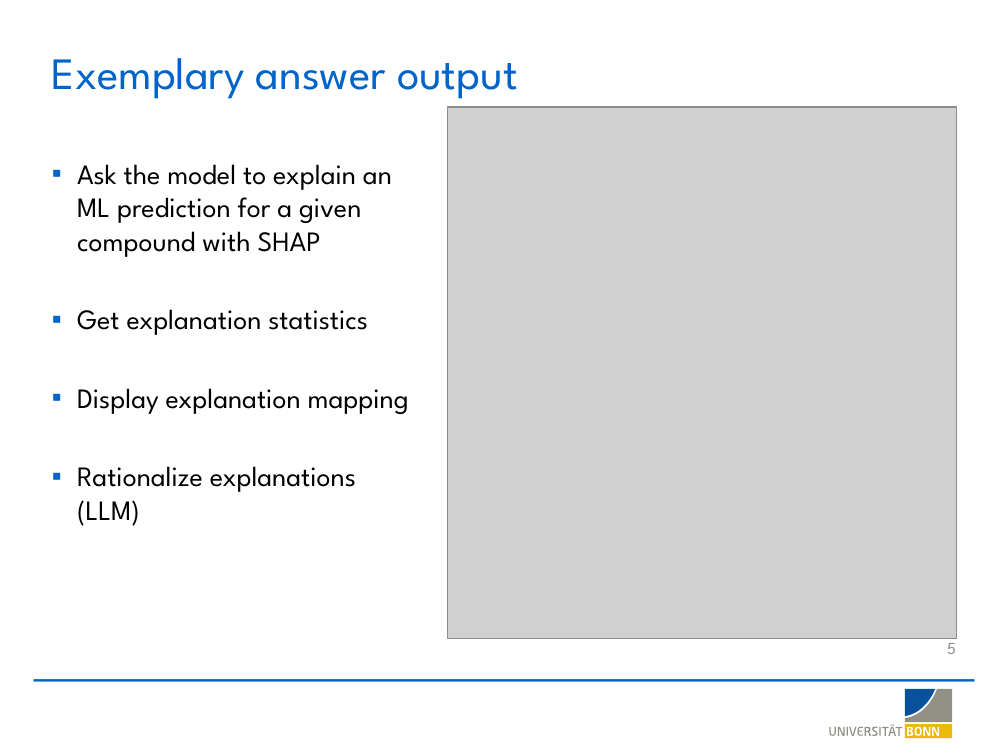
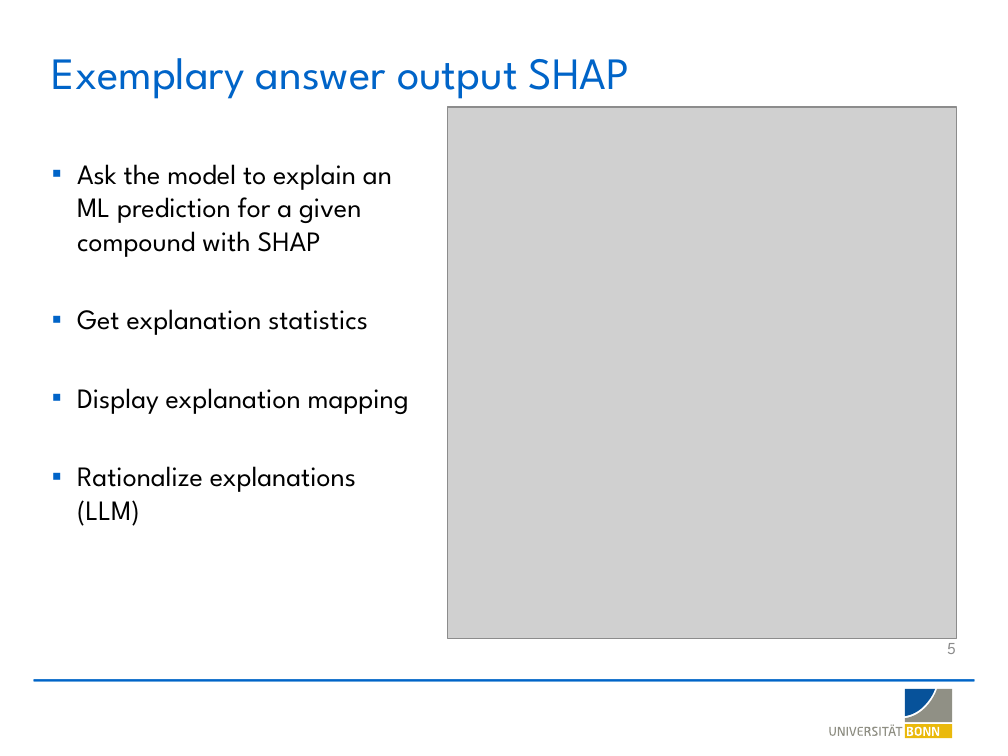
Before and after one commit to LSI-Uni-Bonn/ChemicHAL, a slide deck: slide 5 of slides/AI_Agent_Explainability.pptx. Drawn at 1008x756 pixels with LibreOffice and Linux fonts; fonts in the diff are those of the drawing; grey boxes stand for pictures; background and template pictures are left out. Boxes give left, top, right and bottom in pixels: in the first picture for what was removed or moved away, otherwise in the second. Text is boxed around its words. In the diff, an @@ line names an element or a change of style, - is before the commit and + after.

```diff
--- a/slides/AI_Agent_Explainability.pptx
+++ b/slides/AI_Agent_Explainability.pptx
@@ title at [52,58,630,99]: text changed @@
-Exemplary answer output
+Exemplary answer output SHAP
```
Also in this commit, not shown: 2 other slides changed, 1 slide added.
